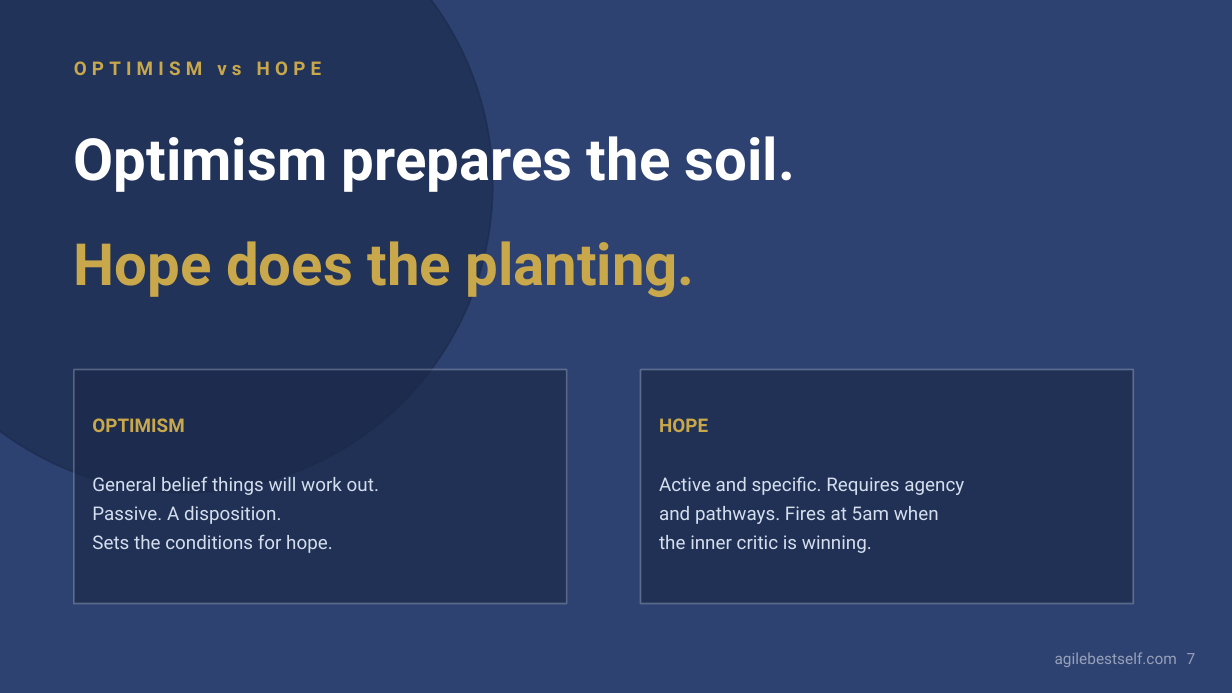
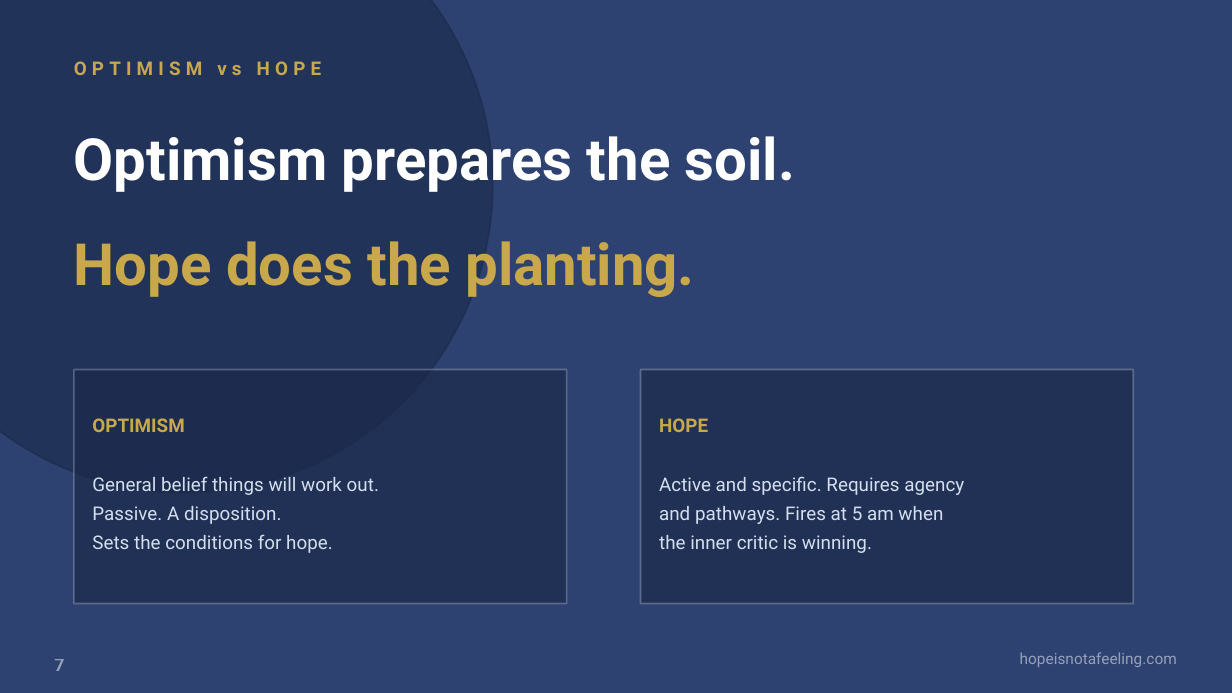
Before and after one commit to brhackerson/the-hope-habit, a slide deck: slide 7 of talks/hope-practice.pptx. Drawn at 1232x693 pixels with LibreOffice and Linux fonts; fonts in the diff are those of the drawing. Boxes give left, top, right and bottom in pixels: in the first picture for what was removed or moved away, otherwise in the second. Text is boxed around its words. In the diff, an @@ line names an element or a change of style, - is before the commit and + after.

```diff
--- a/talks/hope-practice.pptx
+++ b/talks/hope-practice.pptx
@@ text at bbox=[659, 506, 943, 524]: spaces changed @@
-and pathways. Fires at 5am when
+and pathways. Fires at 5 am when
@@ page number added at bbox=[54, 659, 64, 671], 10.5 pt, text #FFFFFF at 50% opacity, bold @@
+7
@@ text at bbox=[1020, 652, 1177, 667]: text changed @@
-agilebestself.com
+hopeisnotafeeling.com
@@ text removed at bbox=[1187, 653, 1196, 664] @@
-7
```
Also in this commit, not shown: 17 other slides changed.
